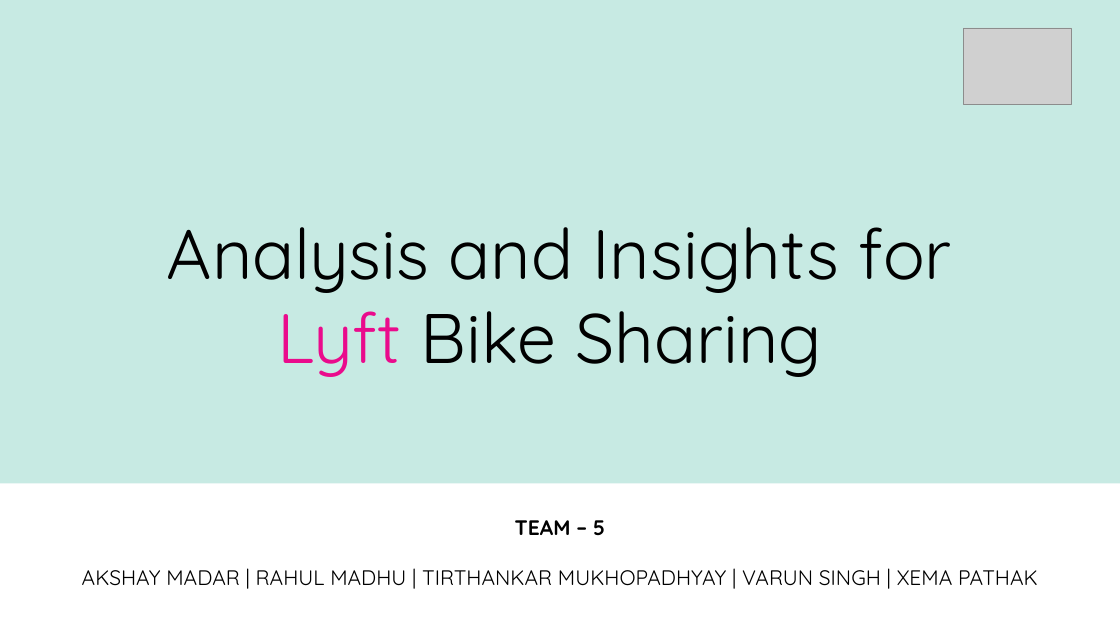
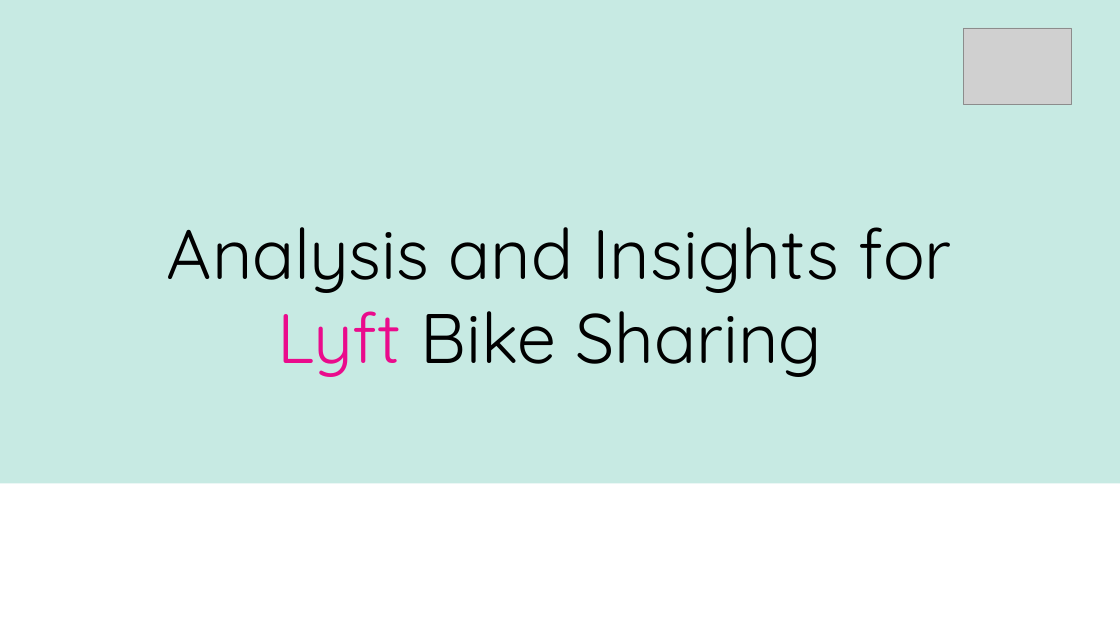
Before and after one commit to akshay-madar/codestack, a slide deck: slide 1 of Projects/Bay Wheels - Lyft Bike Share Analysis/presentation.pptx. Drawn at 1120x630 pixels with LibreOffice and Linux fonts; fonts in the diff are those of the drawing; grey boxes stand for pictures. Boxes give left, top, right and bottom in pixels: in the first picture for what was removed or moved away, otherwise in the second. Text is boxed around its words. In the diff, an @@ line names an element or a change of style, - is before the commit and + after.

```diff
--- a/Projects/Bay Wheels - Lyft Bike Share Analysis/presentation.pptx
+++ b/Projects/Bay Wheels - Lyft Bike Share Analysis/presentation.pptx
@@ text removed at [82, 520, 1038, 586] @@
-TEAM – 5
-AKSHAY MADAR | RAHUL MADHU | TIRTHANKAR MUKHOPADHYAY | VARUN SINGH | XEMA PATHAK
```
